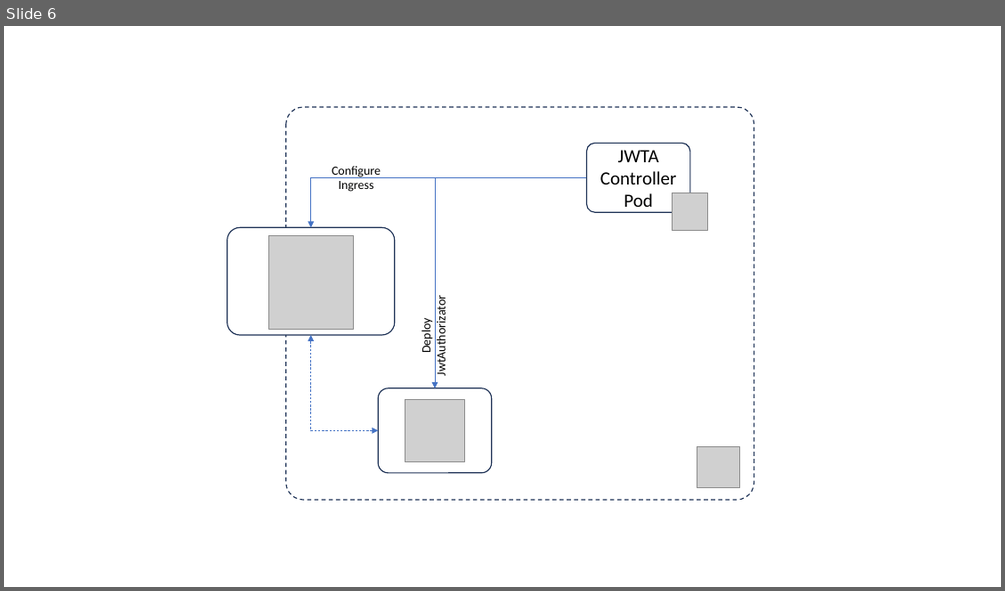
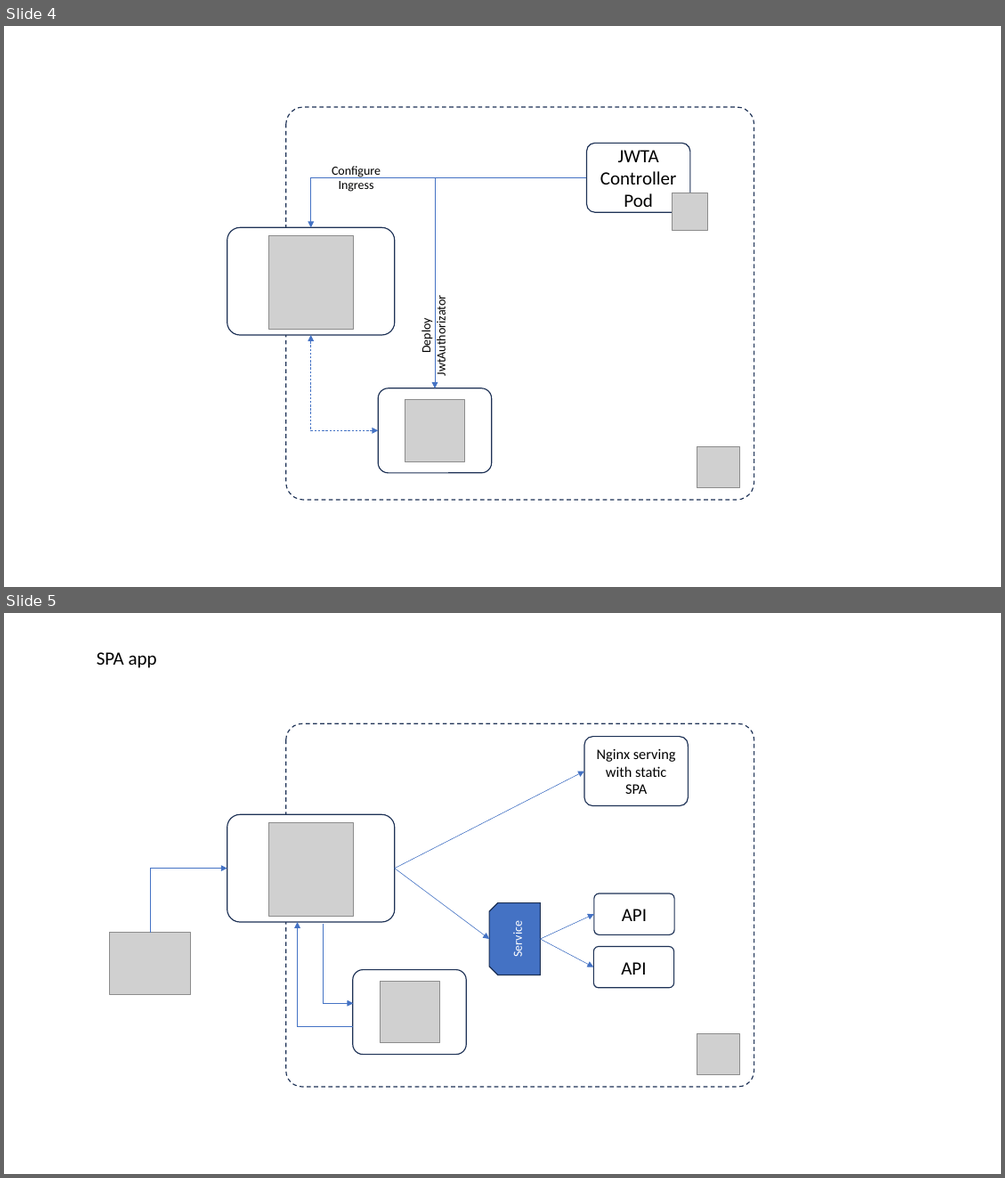
Before and after one commit to jfvilasPersonal/oberkorn, a slide deck: docs/diagrams.pptx. Shown one above the other, each under a label of ours: slide 6 before the commit, slides 4 and 5 after it. The pictures are 1005x591 and 1005x1178 pixels, drawn with LibreOffice and Linux fonts; fonts in the diff are those of the drawing; grey boxes stand for pictures. Boxes give left, top, right and bottom in pixels: in the first picture for what was removed or moved away, otherwise in the second. Text is boxed around its words. In the diff, an @@ line names an element or a change of style, - is before the commit and + after.

```diff
--- a/docs/diagrams.pptx
+++ b/docs/diagrams.pptx
@@ slide 5 added at box(4, 613, 1001, 1174), background #FFFFFF @@
@@ text added at box(97, 652, 157, 668), 18 pt, text #000000 @@
+SPA app
@@ rounded rectangle added at box(286, 723, 754, 1086), outline #1E3256 1 pt dashed @@
@@ rounded rectangle added at box(584, 737, 688, 806), fill #FFFFFF, outline #1E3256 1 pt, 14 pt, text #000000 @@
+Nginx serving with static SPA
@@ arrow added from (395, 868) to (584, 771), #4472C4 0.5 pt @@
@@ rounded rectangle added at box(226, 814, 395, 922), fill #FFFFFF, outline #1E3256 1 pt @@
@@ picture added at box(268, 822, 353, 916) @@
@@ elbow arrow added from (150, 933) to (226, 868), #4472C4 0.5 pt @@
@@ arrow added from (395, 868) to (489, 939), #4472C4 0.5 pt @@
@@ snip same rect added at box(489, 903, 540, 975), fill #4472C4, outline #1E3256 1 pt, 12 pt, text #FFFFFF @@
+Service
@@ rounded rectangle added at box(594, 893, 674, 934), fill #FFFFFF, outline #1E3256 1 pt, 18 pt, text #000000 @@
+API
@@ picture added at box(109, 933, 191, 995) @@
@@ elbow arrow added from (353, 1026) to (297, 922), #4472C4 0.5 pt @@
@@ elbow arrow added from (323, 924) to (353, 1004), #4472C4 0.5 pt @@
@@ arrow added from (540, 939) to (594, 915), #4472C4 0.5 pt @@
@@ arrow added from (540, 939) to (594, 966), #4472C4 0.5 pt @@
@@ rounded rectangle added at box(594, 947, 674, 988), fill #FFFFFF, outline #1E3256 1 pt, 18 pt, text #000000 @@
+API
@@ rounded rectangle added at box(353, 970, 466, 1054), fill #FFFFFF, outline #1E3256 1 pt @@
@@ picture added at box(380, 981, 439, 1043) @@
@@ picture added at box(697, 1033, 739, 1074) @@
@@ what was slide 6 is now slide 4 @@
```
Also in this commit, not shown: 1 slide changed, 1 other slide added, 2 slides removed, 5 other files.
